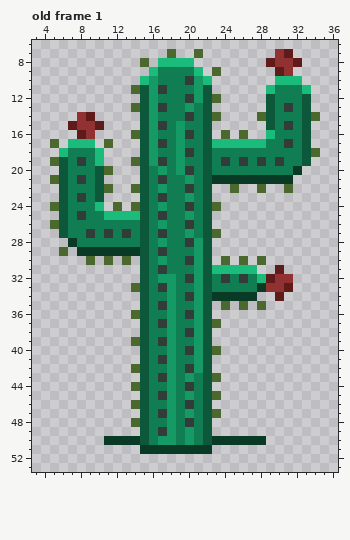
Edited in one commit: pixel-art file (props/cactus/cactus.aseprite). That is the earlier state.
40x55 pixels, 1 frame. Shown: old frame 1: x 3..36, y 6..53. The commit also changed other frames, which this record leaves out.
The same view after the edit:
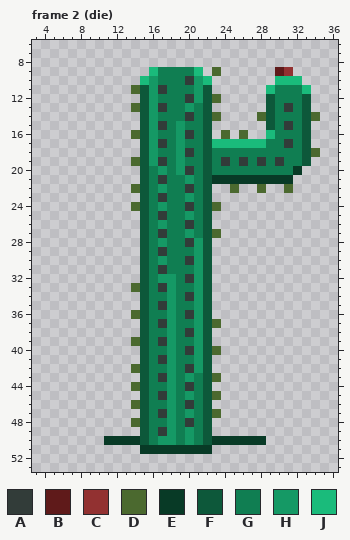
Palette (. is transparent): A #323c39  B #5f1a1a  C #923131  D #4b692f  E #083a26  F #0d583a  G #107e52  H #159965  J #1abb7b
A new or re-ordered frame is compared with the old frame closest to it.
Commit message: Added cactus damage blink and animation.
What changed:
{"change": "frames 1 -> 55"}
{"where": "frame 2 (die) is new; against old frame 1"}
{"frame":2,"y":7,"x":18,"old":"D","new":"."}
{"frame":2,"y":7,"x":21,"old":"D","new":"."}
{"frame":2,"y":7,"x":30,"old":"CB","new":".."}
{"frame":2,"y":8,"x":15,"old":"D","new":"."}
{"frame":2,"y":8,"x":17,"old":"JJJJ","new":"...."}
{"frame":2,"y":8,"x":29,"old":"BCCB","new":"...."}
{"frame":2,"y":14,"x":8,"old":"CB","new":".."}
{"frame":2,"y":15,"x":7,"old":"BCCB","new":"...."}
{"frame":2,"y":16,"x":8,"old":"BC","new":".."}
{"frame":2,"y":17,"x":5,"old":"D","new":"."}
{"frame":2,"y":17,"x":7,"old":"JJJ","new":"..."}
{"frame":2,"y":17,"x":11,"old":"D","new":"."}
{"frame":2,"y":18,"x":6,"old":"JGGGJ","new":"....."}
{"frame":2,"y":19,"x":5,"old":"DFGAGJ","new":"......"}
{"frame":2,"y":20,"x":6,"old":"FGGGFD","new":"......"}
{"frame":2,"y":21,"x":5,"old":"DFGAGF","new":"......"}
{"frame":2,"y":22,"x":6,"old":"FGGGFD","new":"......"}
{"frame":2,"y":23,"x":6,"old":"FGAGF","new":"....."}
{"frame":2,"y":24,"x":5,"old":"DFGGGJ","new":"......"}
{"frame":2,"y":24,"x":12,"old":"D","new":"."}
{"frame":2,"y":25,"x":6,"old":"FGAGGJJJJ","new":"........."}
{"frame":2,"y":26,"x":5,"old":"DFGGGGGGGG","new":".........."}
{"frame":2,"y":27,"x":6,"old":"FGGAGAGAG","new":"........."}
{"frame":2,"y":28,"x":7,"old":"EGGGGGGG","new":"........"}
{"frame":2,"y":29,"x":6,"old":"D","new":"."}
{"frame":2,"y":29,"x":8,"old":"EEEEEEE","new":"......."}
{"frame":2,"y":30,"x":9,"old":"D","new":"."}
{"frame":2,"y":30,"x":11,"old":"D","new":"."}
{"frame":2,"y":30,"x":13,"old":"D","new":"."}
{"frame":2,"y":30,"x":24,"old":"D","new":"."}
{"frame":2,"y":30,"x":26,"old":"D","new":"."}
{"frame":2,"y":30,"x":28,"old":"D","new":"."}
{"frame":2,"y":31,"x":23,"old":"JJJJJ","new":"....."}
{"frame":2,"y":31,"x":30,"old":"B","new":"."}
{"frame":2,"y":32,"x":23,"old":"GAGAGJBCC","new":"........."}
{"frame":2,"y":33,"x":23,"old":"GGGGGECCB","new":"........."}
{"frame":2,"y":34,"x":23,"old":"EEEEE","new":"....."}
{"frame":2,"y":34,"x":30,"old":"B","new":"."}
{"frame":2,"y":35,"x":24,"old":"D","new":"."}
{"frame":2,"y":35,"x":26,"old":"D","new":"."}
{"frame":2,"y":35,"x":28,"old":"D","new":"."}
